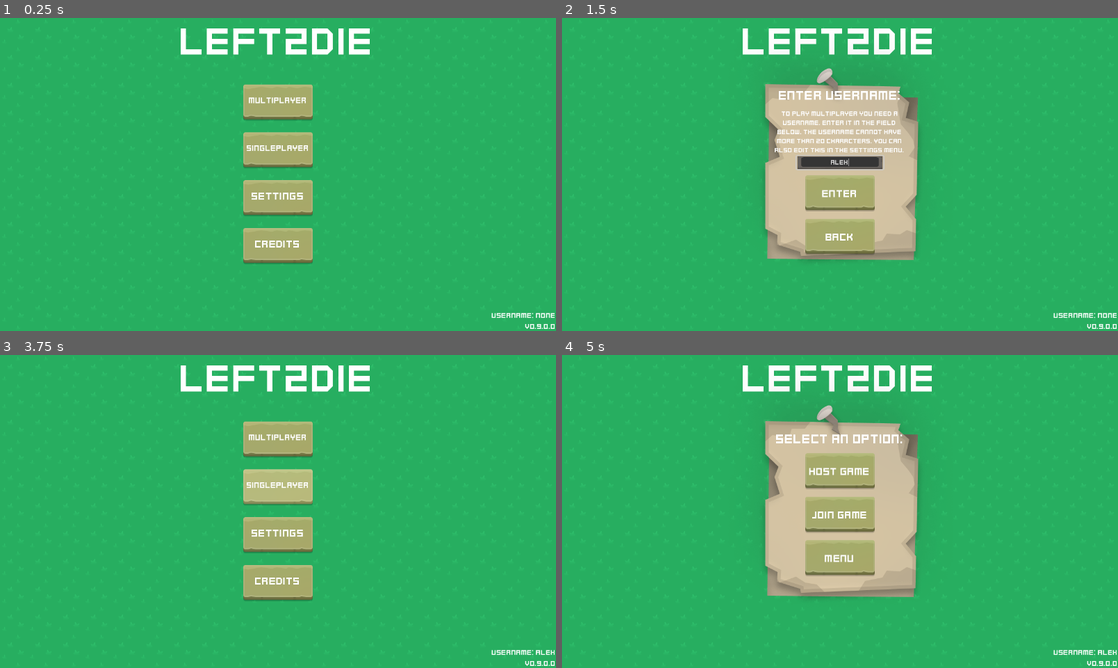
Above: before the commit, frames 1-4 (two rows, left to right).
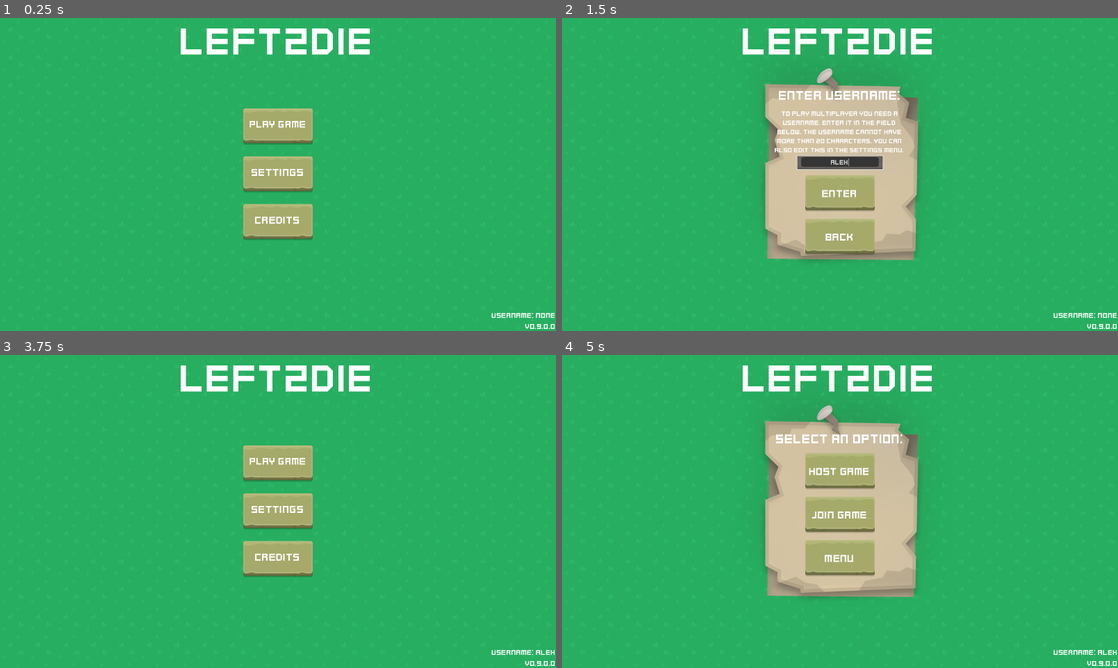
Above: after the commit, the same moments.

Repository: Sparrowworks/Left2Die
Game: Godot game, scene res://src/MainMenu/MainMenu.tscn
Two runs of this game, one before a commit and one after it. Both use one fixed random seed, a clock stepped at 60 frames per second and the inputs below. Sound files missing from this copy of the repository are replaced by a short silence.
Inputs (mouse positions are in pixels of both pictures, inside the frame that each line leads up to):
- Up to frame 1 (0.25 s): no input
- Up to frame 2 (1.5 s): click "MULTIPLAYER" (after the commit: "Play game") at 0.5 s; click (840, 161) at 1.27 s; type "Alex" at 1.35 s
- Up to frame 3 (3.75 s): click "ENTER" at 2 s; click "MENU" at 2.75 s; click (278, 486) at 3.5 s, where only the run before the commit has a clickable "Singleplayer"
- Up to frame 4 (5 s): click "MULTIPLAYER" (after the commit: "Play game") at 4.25 s

The runs differ from the first frame. In frame 1, 5.3% of the frame differs, in the area x 43-57%, y 21-79%; in frame 2, nothing differs; in frame 3, 5.4%; in frame 4, nothing differs.

Commit message:
Updated menu

Diff:
--- a/src/MainMenu/MainMenu.tscn
+++ b/src/MainMenu/MainMenu.tscn
@@ -71,27 +71,8 @@
 grow_horizontal = 2
 grow_vertical = 2
 theme_override_fonts/font = ExtResource("2_a1vwl")
-theme_override_font_sizes/font_size = 20
-text = "MULTIPLAYER"
-horizontal_alignment = 1
-vertical_alignment = 1
-
-[node name="SoloButton" type="TextureButton" parent="Menu/ButtonBox"]
-layout_mode = 2
-texture_normal = ExtResource("2_sod4v")
-texture_hover = ExtResource("5_t2kaj")
-
-[node name="Label" type="Label" parent="Menu/ButtonBox/SoloButton"]
-layout_mode = 1
-anchors_preset = 15
-anchor_right = 1.0
-anchor_bottom = 1.0
-offset_bottom = -11.0
-grow_horizontal = 2
-grow_vertical = 2
-theme_override_fonts/font = ExtResource("2_a1vwl")
-theme_override_font_sizes/font_size = 20
-text = "Singleplayer"
+theme_override_font_sizes/font_size = 24
+text = "Play game"
 horizontal_alignment = 1
 vertical_alignment = 1
 
